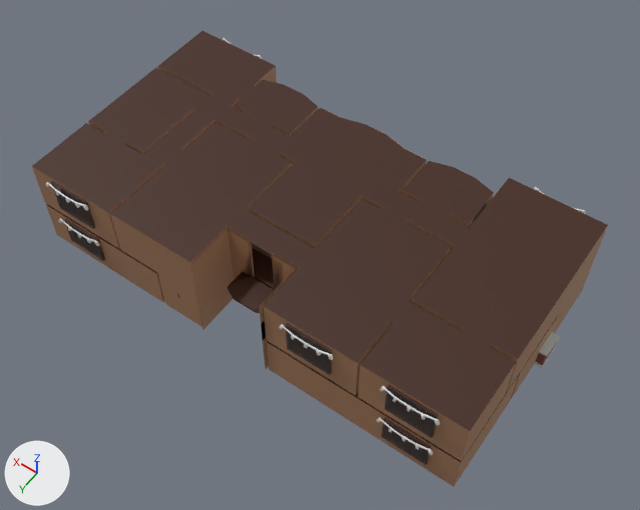
The FBX model Assets/Models/house.fbx, before and after one commit.
The view is the same before and after, from a 50 mm lens placed at (-13.0, 20.7, 28.6), pointed at (-0.7, 3.5, 1.6). The lights are fixed; the arrows at lower left show +X, +Y and +Z. Where no turn or scale is listed for an object, it has been applied to the vertices. Vertices at the same position are counted once.

Objects in the first picture: 'Cube', 'House'.
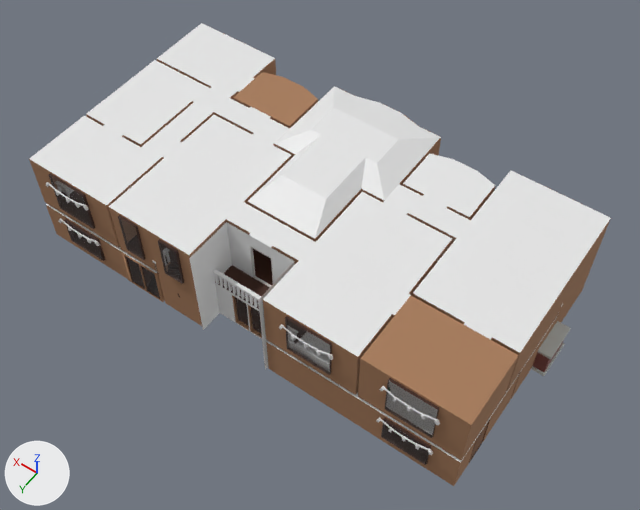
The newer file is also turned or shifted as a whole; pictures and numbers use the older file's frame.

Where the change shows, as pixel boxes [x1, y1, x2, y2] in the pictures (640 x 510 px):
'House', reshaped
    before: [32, 31, 608, 487]
    after: [29, 23, 611, 486]
'Cube', moved, rescaled (52% wider, 51% taller)
    before: [534, 332, 560, 368]
    after: [531, 321, 571, 376]
'Railing.005', added
    after: [213, 269, 261, 307]
'Doorway.027', added
    after: [249, 235, 274, 287]
part 1 of me_plane, built on
    before: [32, 41, 608, 487]
    after: [29, 33, 610, 486]
part 2 of me_plane, recoloured
    before: [473, 202, 487, 222]
    after: [474, 194, 489, 216]
part 3 of me_plane, recoloured
    before: [235, 80, 516, 431]
    after: [233, 72, 518, 425]
part 4 of me_plane, recoloured (brown to grey)
    before: [32, 31, 608, 463]
    after: [30, 23, 611, 463]
part 5 of me_plane, recoloured (brown to grey)
    both: [227, 229, 290, 283]

The change, as a list of edits to the scene's bpy script:
```text
Add mat_ceiling:
    mat_ceiling = principled_material('Ceiling')
    mat_ceiling.base_color = (0.8, 0.8, 0.8)  # white #e7e7e7
Add mat_bathroomwalls:
    mat_bathroomwalls = principled_material('BathroomWalls')
    mat_bathroomwalls.base_color = (0.384, 0.198, 0.102)  # brown #a77b5a
    mat_bathroomwalls.roughness = 0.902
Change me_plane:
    remove me_plane.from_pydata(...)  # 1156 vertices, 1167 faces; spans x -9.5..9.5, y -2.1..8.1, z 0.0..4.1
    add me_plane.from_pydata(...)  # 1746 vertices, 1727 faces; spans x -9.5..9.5, y -2.3..8.1, z 0.0..5.0
    me_plane part 1: 300 vertices moved from x -9.5..9.5, y -2.1..8.1, z 0.0..4.1 to x -9.5..9.5, y -2.2..8.1, z 0.0..5.0; 221 vertices removed from x -9.5..9.5, y -2.0..8.0, z 0.0..4.1; 811 vertices added at x -9.5..9.5, y -2.3..8.1, z 0.0..5.0
    me_plane part 2: 1 face spanning x -5.4, y -0.5..0.5, z 2.0..4.5 switches from mat_floors (brown #422215) to mat_walls (brown #a77b5a)
    me_plane part 3: 20 faces spanning x -9.5..5.4, y -1.2..8.0, z 1.9..4.5 switch from mat_floors (brown #422215) to mat_bathroomwalls (brown #a77b5a)
    me_plane part 4: 199 faces spanning x -9.5..9.5, y -2.0..8.0, z 1.9..5.0 switch from mat_floors (brown #422215) to mat_ceiling (white #e7e7e7)
    me_plane part 5: 4 faces spanning x -1.5..1.5, y 6.1, z 2.0..4.5 switch from mat_walls (brown #a77b5a) to mat_outsidewalls (white #e7e7e7)
    add me_plane.materials.append(mat_door)  # brown #855734
    add me_plane.materials.append(mat_bathroomfloor)  # white #e7e7e7
Add me_cube_072:
    me_cube_072.from_pydata([(0.45, 0.05, -0.98), (0.45, 0.05, 0.85), (0.45, -0.05, -0.98), (0.45, -0.05, 0.85), (-0.45, 0.05, -0.98), (-0.45, 0.05, 0.85), (-0.45, -0.05, -0.98), (-0.45, -0.05, 0.85), (0.5, 0.05, -1.0), (0.5, 0.05, 0.9), (0.5, -0.05, 0.9), (0.5, -0.05, -1.0), (-0.5, -0.05, -1.0), (-0.5, -0.05, 0.9), (-0.5, 0.05, 0.9), (-0.5, 0.05, -1.0), (0.5, 0.05, 1.5), (0.5, -0.05, 1.5), (-0.5, -0.05, 1.5), (-0.5, 0.05, 1.5)], [], [(3, 7, 5, 1), (6, 4, 5, 7), (0, 1, 9, 8), (3, 2, 11, 10), (2, 6, 12, 11), (7, 3, 10, 13), (6, 7, 13, 12), (5, 4, 15, 14), (4, 0, 8, 15), (1, 5, 14, 9), (0, 2, 3, 1), (6, 2, 0, 4), (9, 14, 19, 16), (13, 10, 17, 18)])
    for i in [13]: me_cube_072.polygons[i].material_index = 1
    for i in [12]: me_cube_072.polygons[i].material_index = 2
    me_cube_072.materials.append(mat_doorframe)  # light grey #cfccc9
    me_cube_072.materials.append(mat_walls)  # brown #a77b5a
    me_cube_072.materials.append(mat_outsidewalls)  # white #e7e7e7
Change ob_cube:
    ob_cube.location: (-9.39, 1.5, 0.5) -> (-9.39, 1.5, 0.74)
    ob_cube.scale: (0.5, 1.0, 1.0) -> (0.75, 1.5, 1.5)
Add ob_doorway_027:
    ob_doorway_027 = bpy.data.objects.new('Doorway.027', me_cube_072)
    ob_doorway_027.location = (0.0, 6.05, 3.0)
Add ob_railing_005:
    ob_railing_005 = bpy.data.objects.new('Railing.005', me_cube_065_1)  # 248 vertices, 126 faces; spans x -3.0..0.03, y -0.08..0.07, z -0.65..0.05; in mat_railing (white #e7e7e7)
    ob_railing_005.location = (1.5, 7.05, 2.65)
```
